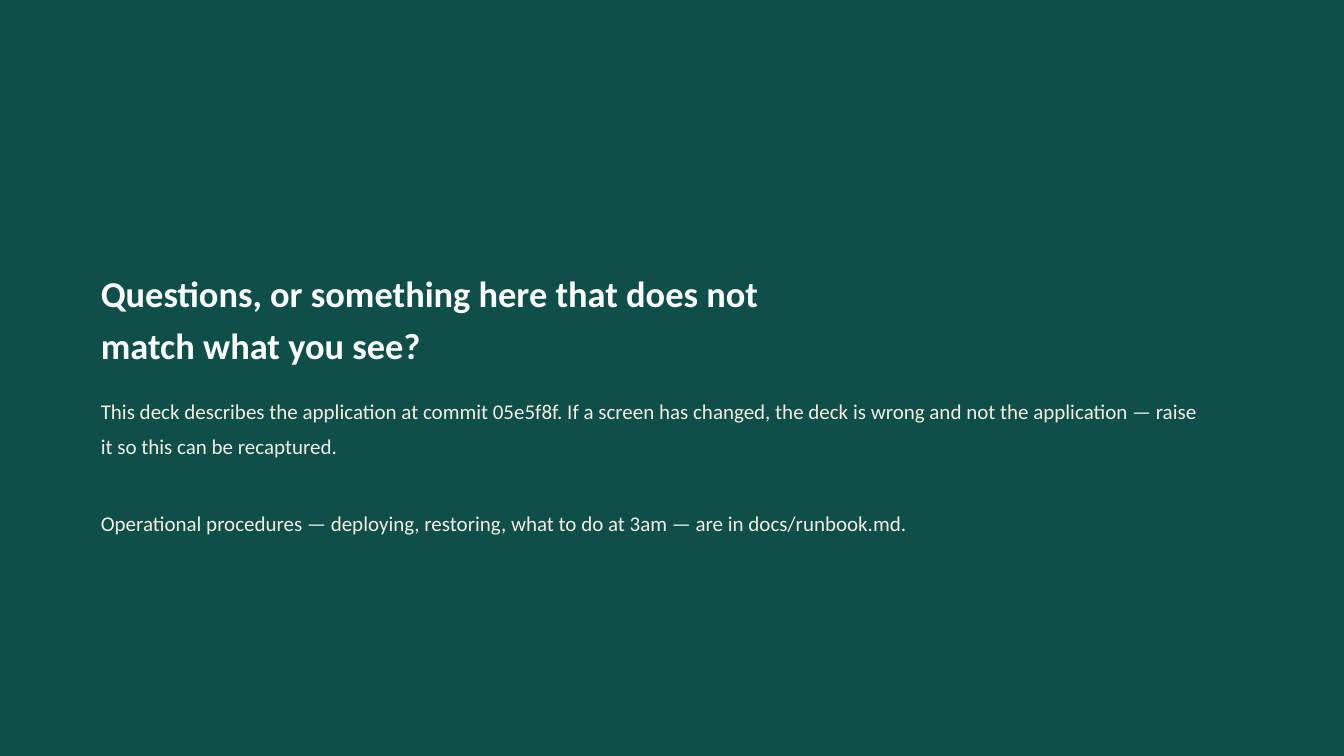
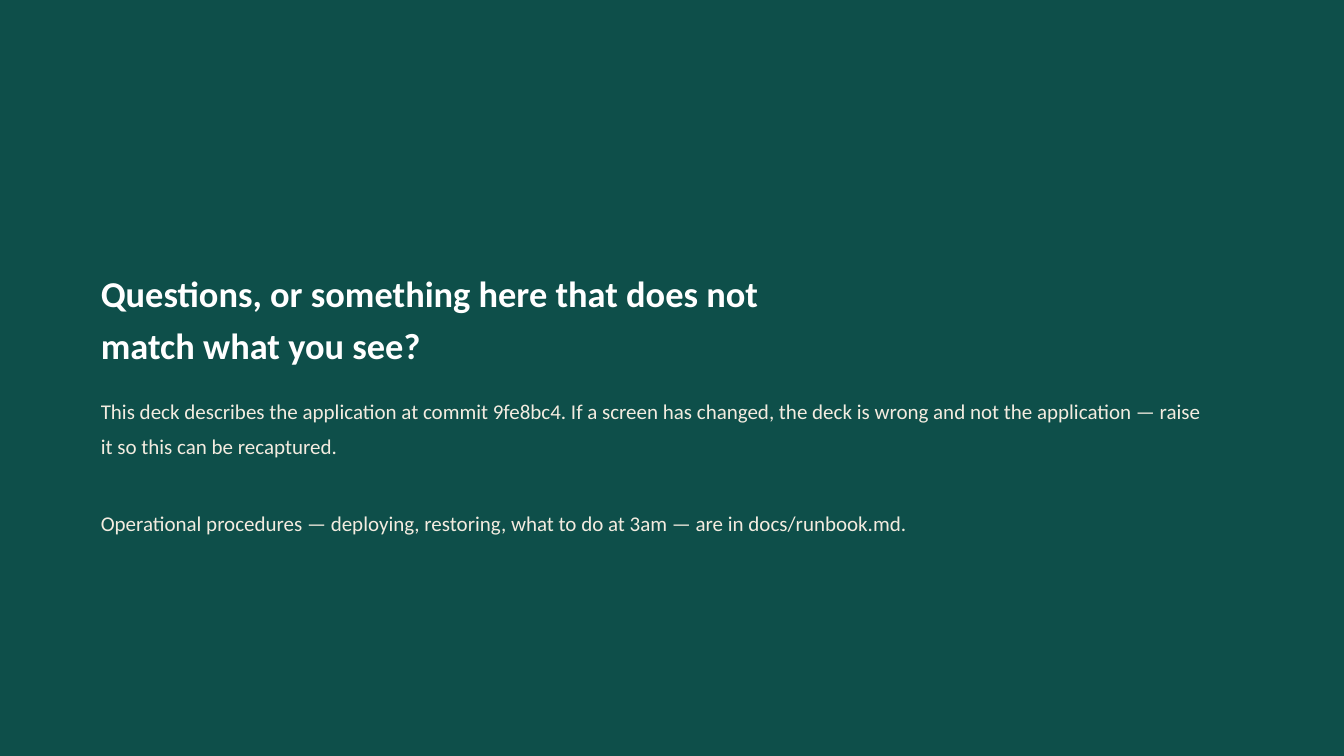
Before and after one commit to prajwal-patil-hub/Internal-Banking-Ticketing-System, a slide deck: slide 64 of docs/sop/SUCCESS-Bank-Ticketing-SOP.pptx. Drawn at 1344x756 pixels with LibreOffice and Linux fonts; fonts in the diff are those of the drawing. Boxes give left, top, right and bottom in pixels: in the first picture for what was removed or moved away, otherwise in the second. Text is boxed around its words. In the diff, an @@ line names an element or a change of style, - is before the commit and + after.

```diff
--- a/docs/sop/SUCCESS-Bank-Ticketing-SOP.pptx
+++ b/docs/sop/SUCCESS-Bank-Ticketing-SOP.pptx
@@ text at box(101, 404, 1200, 458): text changed @@
-This deck describes the application at commit 05e5f8f. If a screen has changed, the deck is wrong and not the application — raise it so this can be recaptured.
+This deck describes the application at commit 9fe8bc4. If a screen has changed, the deck is wrong and not the application — raise it so this can be recaptured.
```
Also in this commit, not shown: 12 other slides changed, 32 other files.
